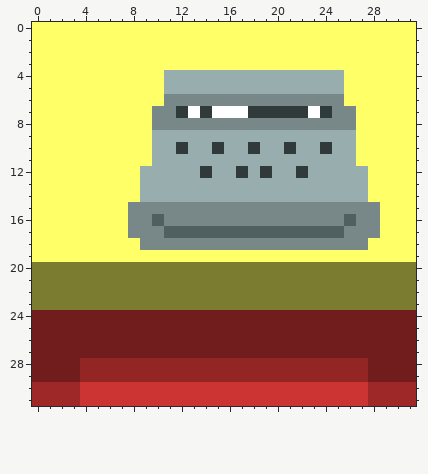
Pixel-art sprite -- William/Caisse/CaisseDown1.png. Above: the version before the commit.
The file is 32x32 pixels.
New version:
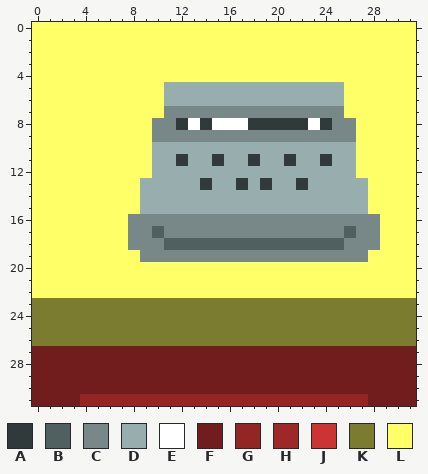
Palette (. is transparent): A #313a3b  B #506061  C #788788  D #98adae  E #ffffff  F #721d1d  G #932525  H #9e2828  J #cc3333  K #7c7c31  L #ffff67
The commit says: Update sans tangeante Caisse anim
The edit:
y 4: x 11..25 DDDDDDDDDDDDDDD -> LLLLLLLLLLLLLLL
y 6: x 11..25 CCCCCCCCCCCCCCC -> DDDDDDDDDDDDDDD
y 7: x 10 C -> L; x 12..24 AEAEEEAAAAAEA -> CCCCCCCCCCCCC; x 26 C -> L
y 8: x 12..24 CCCCCCCCCCCCC -> AEAEEEAAAAAEA
y 9: x 10..26 DDDDDDDDDDDDDDDDD -> CCCCCCCCCCCCCCCCC
y 10: x 12 A -> D; x 15 A -> D; x 18 A -> D; x 21 A -> D; x 24 A -> D
y 11: x 12 D -> A; x 15 D -> A; x 18 D -> A; x 21 D -> A; x 24 D -> A
y 12: x 9 D -> L; x 14 A -> D; x 17 A -> D; x 19 A -> D; x 22 A -> D; x 27 D -> L
y 13: x 14 D -> A; x 17 D -> A; x 19 D -> A; x 22 D -> A
y 15: x 8..28 CCCCCCCCCCCCCCCCCCCCC -> LDDDDDDDDDDDDDDDDDDDL
y 16: x 10 B -> C; x 26 B -> C
y 17: x 10..26 CBBBBBBBBBBBBBBBC -> BCCCCCCCCCCCCCCCB
y 18: x 8 L -> C; x 11..25 CCCCCCCCCCCCCCC -> BBBBBBBBBBBBBBB; x 28 L -> C
y 19: x 9..27 LLLLLLLLLLLLLLLLLLL -> CCCCCCCCCCCCCCCCCCC
y 20..22: x 0..31 KKKKKKKKKKKKKKKKKKKKKKKKKKKKKKKK -> LLLLLLLLLLLLLLLLLLLLLLLLLLLLLLLL
y 24..26: x 0..31 FFFFFFFFFFFFFFFFFFFFFFFFFFFFFFFF -> KKKKKKKKKKKKKKKKKKKKKKKKKKKKKKKK
y 28..29: x 4..27 GGGGGGGGGGGGGGGGGGGGGGGG -> FFFFFFFFFFFFFFFFFFFFFFFF
y 30: x 0..31 HHHHJJJJJJJJJJJJJJJJJJJJJJJJHHHH -> FFFFFFFFFFFFFFFFFFFFFFFFFFFFFFFF
y 31: x 0..31 HHHHJJJJJJJJJJJJJJJJJJJJJJJJHHHH -> FFFFGGGGGGGGGGGGGGGGGGGGGGGGFFFF
Changed places in both pictures, as pixel boxes (x1, y1, x2, y2):
changed: (32, 70, 416, 406)
